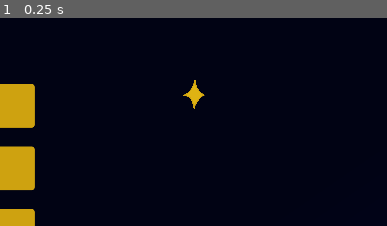
Above: before the commit, frame 1.
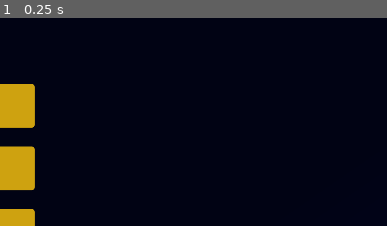
Above: after the commit, the same moment.

Repository: solicht88/I-am-a-Fluff
Game: Godot game, scene res://scenes/main/main.tscn
The game is run twice, just before and just after one commit, with the same random seed, the same clock (stepped at 60 frames per second) and the same inputs.
Inputs:
- Up to frame 1 (0.25 s): no input
The pictures show only the part of the screen within x 21-70%, y 0-50%; the shares and areas given below are measured in that part.

The runs differ from the first frame. In frame 1, 0.3% of the frame differs, in the area x 47-53%, y 29-44%.

Commit message:
added randomly spawned clickable stars, created upgrade menu scenes

Diff:
--- a/scenes/main/main.tscn
+++ b/scenes/main/main.tscn
@@ -14,6 +14,12 @@
 centered = false
 
 [node name="star1" parent="." instance=ExtResource("3_66dhc")]
+visible = false
 position = Vector2(605, 178)
 
 [node name="interface" parent="." instance=ExtResource("4_3u6eg")]
+
+[node name="Timer" type="Timer" parent="."]
+wait_time = 5.0
+
+[connection signal="timeout" from="Timer" to="." method="_on_timer_timeout"]
--- /dev/null
+++ b/scenes/upgrade/upg_interface.tscn
@@ -0,0 +1,37 @@
+[gd_scene load_steps=3 format=3 uid="uid://dinpmsn60y4kv"]
+
+[ext_resource type="Theme" uid="uid://cju4d47giq4m6" path="res://scenes/button.tres" id="1_ttde2"]
+
+[sub_resource type="StyleBoxFlat" id="StyleBoxFlat_wroqh"]
+bg_color = Color(0.831373, 0.870588, 0.921569, 1)
+corner_radius_top_left = 5
+corner_radius_top_right = 5
+corner_radius_bottom_right = 5
+corner_radius_bottom_left = 5
+
+[node name="upg_interface" type="Control"]
+layout_mode = 3
+anchors_preset = 15
+anchor_right = 1.0
+anchor_bottom = 1.0
+grow_horizontal = 2
+grow_vertical = 2
+
+[node name="Panel" type="Panel" parent="."]
+custom_minimum_size = Vector2(350, 450)
+layout_mode = 0
+offset_left = 100.0
+offset_top = 135.0
+offset_right = 450.0
+offset_bottom = 585.0
+theme_override_styles/panel = SubResource("StyleBoxFlat_wroqh")
+
+[node name="Button" type="Button" parent="."]
+custom_minimum_size = Vector2(60, 30)
+offset_left = 370.0
+offset_top = 175.0
+offset_right = 430.0
+offset_bottom = 205.0
+theme = ExtResource("1_ttde2")
+theme_override_font_sizes/font_size = 16
+text = "lvl up"
--- /dev/null
+++ b/scenes/upgrade/upgrade.tscn
@@ -0,0 +1,18 @@
+[gd_scene load_steps=3 format=3 uid="uid://c4j21q2xruqvu"]
+
+[ext_resource type="Texture2D" uid="uid://d1lyih6sg1vf8" path="res://img/characters/puff_placeholder.png" id="1_6ns6t"]
+[ext_resource type="PackedScene" uid="uid://dinpmsn60y4kv" path="res://scenes/upgrade/upg_interface.tscn" id="2_ppftl"]
+
+[node name="upgrade" type="Node2D"]
+
+[node name="ColorRect" type="ColorRect" parent="."]
+offset_right = 1280.0
+offset_bottom = 720.0
+color = Color(0.00710565, 0.0299158, 0.0907694, 1)
+
+[node name="Sprite2D" type="Sprite2D" parent="."]
+position = Vector2(900, 410)
+scale = Vector2(0.3, 0.3)
+texture = ExtResource("1_6ns6t")
+
+[node name="upg_interface" parent="." instance=ExtResource("2_ppftl")]
--- a/scripts/main/main.gd
+++ b/scripts/main/main.gd
@@ -1,18 +1,23 @@
 extends Node2D
 
 @onready var counter := $interface/counter as Label
+@onready var timer := $Timer as Timer
 # temp testing for manually placed star
-@onready var star := $star1/Area2D as Node2D
+#@onready var star := $star1/Area2D as Node2D
 
 var star1 = preload("res://scenes/characters/star_1.tscn")
 var menu = preload("res://scenes/main/menu.tscn")
 
 var stars = 0
+var ulcorner = Vector2(400, 50)
+var brcorner = Vector2(1230, 670)
 
 # Called when the node enters the scene tree for the first time.
 func _ready():
-	if star:
-		star.star_collected.connect(_update_counter)
+	randomize()
+	#if star:
+		#star.star_collected.connect(_update_counter)
+	timer.start()
 
 # Called every frame. 'delta' is the elapsed time since the previous frame.
 func _process(_delta):
@@ -21,3 +26,21 @@
 func _update_counter():
 	stars += 1
 	counter.text = str(stars)
+
+func _get_random_point(ul: Vector2, br: Vector2) -> Vector2:
+	var x_value = randi_range(ul.x, br.x)
+	var y_value = randi_range(ul.y, br.y)
+	var random_point = Vector2(x_value, y_value)
+	return(random_point)
+
+func _spawn_star():
+	var new_star = star1.instantiate()
+	var coords = _get_random_point(ulcorner, brcorner)
+
+	add_child(new_star)
+	new_star.set_position(coords)
+	new_star.get_node("Area2D").star_collected.connect(_update_counter)
+
+func _on_timer_timeout():
+	_spawn_star()
+	timer.start()
--- a/scripts/main/save.gd
+++ b/scripts/main/save.gd
@@ -4,8 +4,9 @@
 const save_location = "user://SaveFile.json"
 
 var save_data: Dictionary = {
-	"stars": 0,
-	"world": 0
+	"counter": 0,
+	"world": 0,
+	"stars": []
 }
 
 func save_game():
